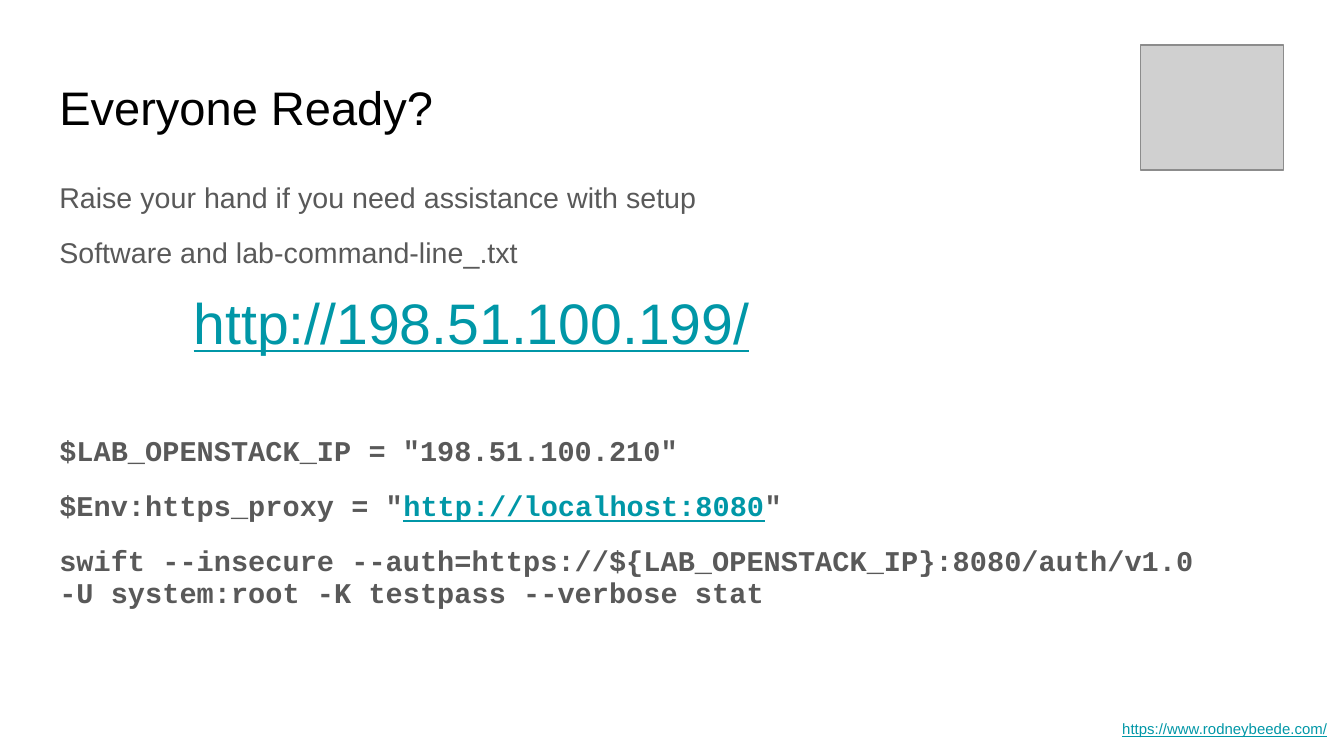
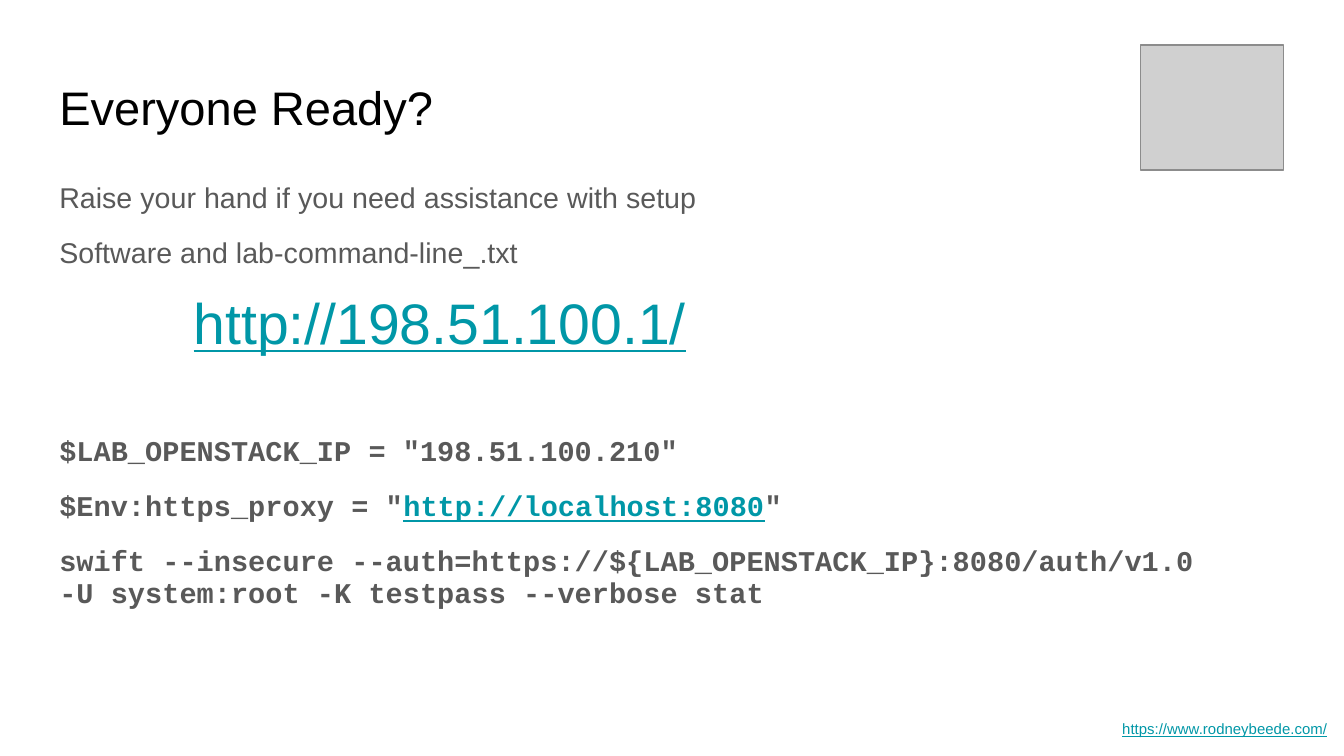
Before and after one commit to rbeede/BSidesSATX2023, a slide deck: slide 24 of Pen-testing Cloud REST APIs - BSidesSATX2023.pptx. Drawn at 1344x756 pixels with LibreOffice and Linux fonts; fonts in the diff are those of the drawing; grey boxes stand for pictures. Boxes give left, top, right and bottom in pixels: in the first picture for what was removed or moved away, otherwise in the second. Text is boxed around its words. In the diff, an @@ line names an element or a change of style, - is before the commit and + after.

```diff
--- a/Pen-testing Cloud REST APIs - BSidesSATX2023.pptx
+++ b/Pen-testing Cloud REST APIs - BSidesSATX2023.pptx
@@ text at <box>194,302,686,355</box>: text changed @@
-http://198.51.100.199/
+http://198.51.100.1/
```
Also in this commit, not shown: 2 other slides changed.
